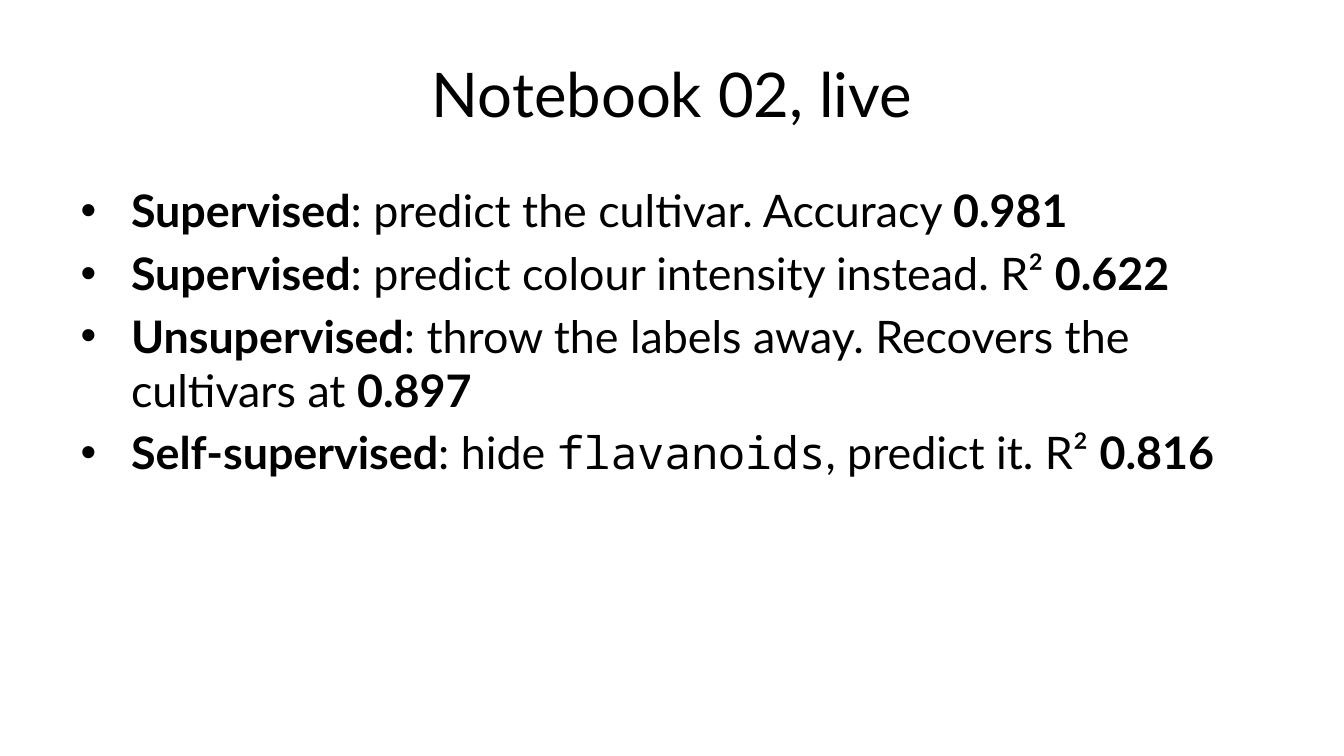
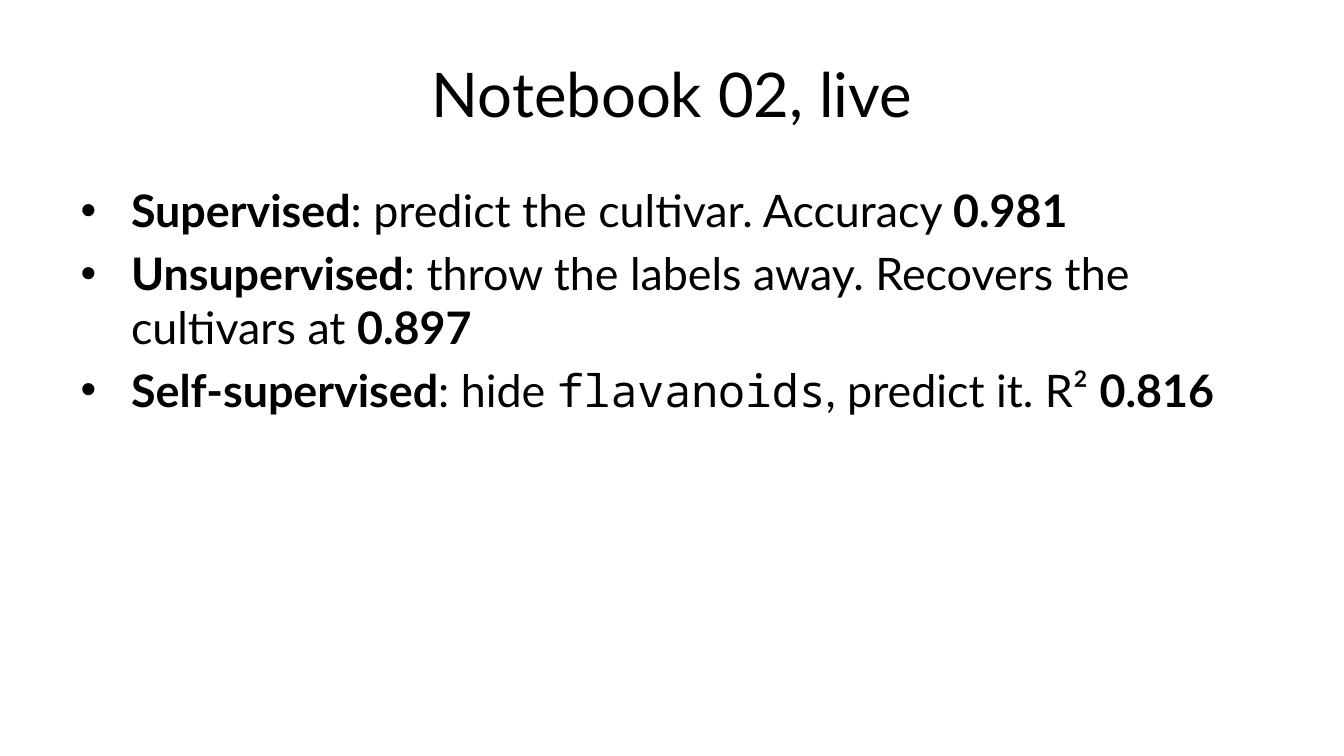
Before and after one commit to fabioantonini/technologies-for-artificial-intelligence, a slide deck: slide 38 of Lessons/01_introduction_and_workflow/Slides/introduction_and_workflow_slides.pptx. Drawn at 1344x756 pixels with LibreOffice and Linux fonts; fonts in the diff are those of the drawing; background and template pictures are left out. Boxes give left, top, right and bottom in pixels: in the first picture for what was removed or moved away, otherwise in the second. Text is boxed around its words. In the diff, an @@ line names an element or a change of style, - is before the commit and + after.

```diff
--- a/Lessons/01_introduction_and_workflow/Slides/introduction_and_workflow_slides.pptx
+++ b/Lessons/01_introduction_and_workflow/Slides/introduction_and_workflow_slides.pptx
@@ text at (131, 253, 1170, 298): paragraph removed @@
-• Supervised: predict colour intensity instead. R² 0.622
```
Also in this commit, not shown: 2 other slides changed, 7 other files.
